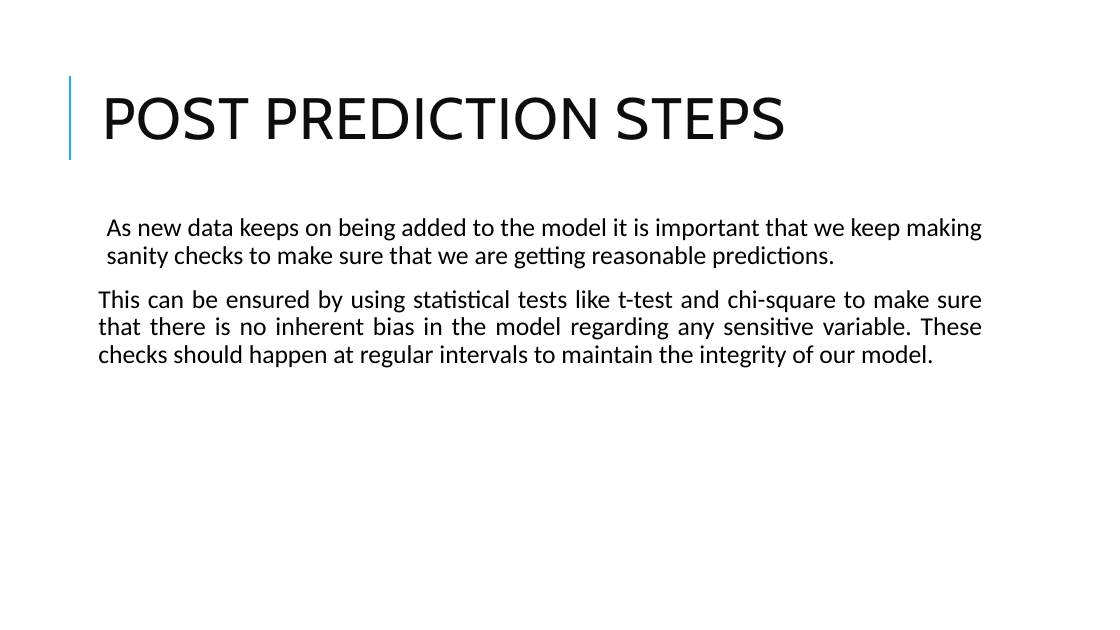
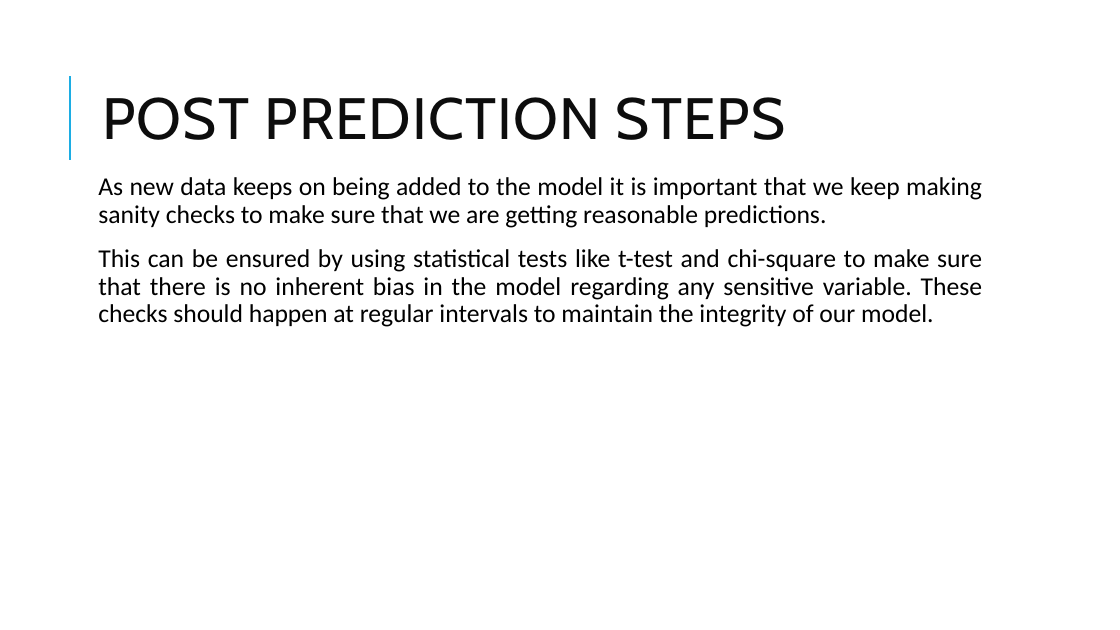
Before and after one commit to unnati026/JPMC-Case-Study, a slide deck: slide 6 of JPMC CCB Risk Modelling Case Study.pptx. Drawn at 1120x630 pixels with LibreOffice and Linux fonts; fonts in the diff are those of the drawing. Boxes give left, top, right and bottom in pixels: in the first picture for what was removed or moved away, otherwise in the second. Text is boxed around its words. In the diff, an @@ line names an element or a change of style, - is before the commit and + after.

```diff
--- a/JPMC CCB Risk Modelling Case Study.pptx
+++ b/JPMC CCB Risk Modelling Case Study.pptx
@@ text "As new data keeps on ...": place and size @@
-text "As new data keeps on ..." at [98, 218, 982, 368]
+text "As new data keeps on ..." at [98, 177, 982, 327]
@@ text at [98, 177, 982, 228]: bullet   to none @@
```
Also in this commit, not shown: 2 other slides changed.
